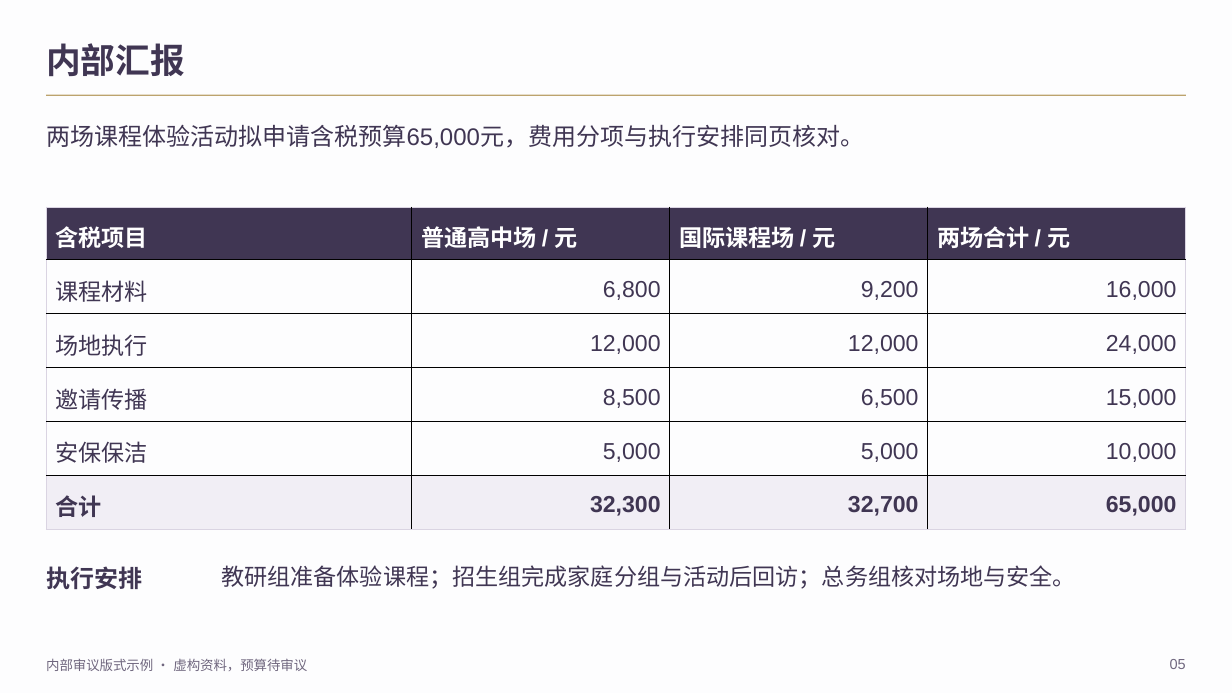
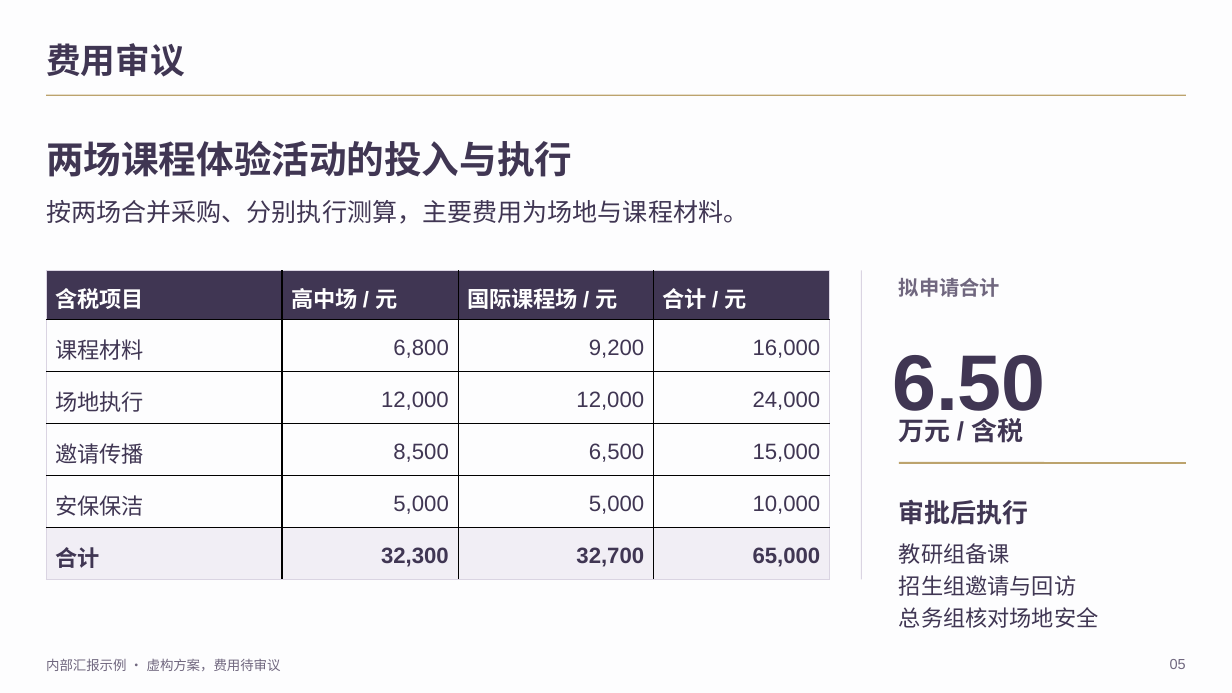
Before and after one commit to 2503668375-boop/hualang-ppt-skill, a slide deck: slide 5 of demo/hualang-skill-introduction.pptx. Drawn at 1232x693 pixels with LibreOffice and Linux fonts; fonts in the diff are those of the drawing; background and template pictures are left out. Boxes give left, top, right and bottom in pixels: in the first picture for what was removed or moved away, otherwise in the second. Text is boxed around its words. In the diff, an @@ line names an element or a change of style, - is before the commit and + after.

Commit message:
重构华朗V5学科编排、答案揭示与家长招生图文

```diff
--- a/demo/hualang-skill-introduction.pptx
+++ b/demo/hualang-skill-introduction.pptx
@@ text at (x1=46, y1=43, x2=185, y2=77): text changed @@
-内部汇报
+费用审议
@@ text at (x1=46, y1=141, x2=572, y2=177): text changed; size 18.8 to 29.2 pt; bold on @@
-两场课程体验活动拟申请含税预算65,000元，费用分项与执行安排同页核对。
+两场课程体验活动的投入与执行
@@ text added at (x1=46, y1=200, x2=748, y2=224), 19.5 pt, text #403653 @@
+按两场合并采购、分别执行测算，主要费用为场地与课程材料。
@@ table at (x1=46, y1=271, x2=830, y2=579) @@
-row 1, column 2: 普通高中场 / 元
+row 1, column 2: 高中场 / 元
-row 1, column 4: 两场合计 / 元
+row 1, column 4: 合计 / 元
@@ size 18 to 17.2 pt @@
@@ table resized from (x1=46, y1=207, x2=1186, y2=530) to (x1=46, y1=271, x2=830, y2=579) @@
@@ line added from (861, 271) to (861, 579), #DAD4E2 0.75 pt @@
@@ text added at (x1=899, y1=278, x2=1000, y2=297), 15.8 pt, text #70677F, bold @@
+拟申请合计
@@ text added at (x1=892, y1=355, x2=1046, y2=425), 61.5 pt, text #403653, bold @@
+6.50
@@ text added at (x1=899, y1=418, x2=1023, y2=443), 20.2 pt, text #403653, bold @@
+万元 / 含税
@@ line added from (899, 463) to (1186, 463), #BCA36D 1.5 pt @@
@@ text added at (x1=899, y1=499, x2=1029, y2=525), 20.2 pt, text #403653, bold @@
+审批后执行
@@ text removed at (x1=46, y1=566, x2=142, y2=589) @@
-执行安排
@@ text at (x1=899, y1=543, x2=1098, y2=628): text changed; size 18 to 17.2 pt @@
-教研组准备体验课程；招生组完成家庭分组与活动后回访；总务组核对场地与安全。
+教研组备课
+招生组邀请与回访
+总务组核对场地安全
@@ text at (x1=46, y1=659, x2=281, y2=671): text changed @@
-内部审议版式示例 · 虚构资料，预算待审议
+内部汇报示例 · 虚构方案，费用待审议
```
Also in this commit, not shown: 3 other slides changed, 14 slides added, 9 slides removed, 32 other files.
